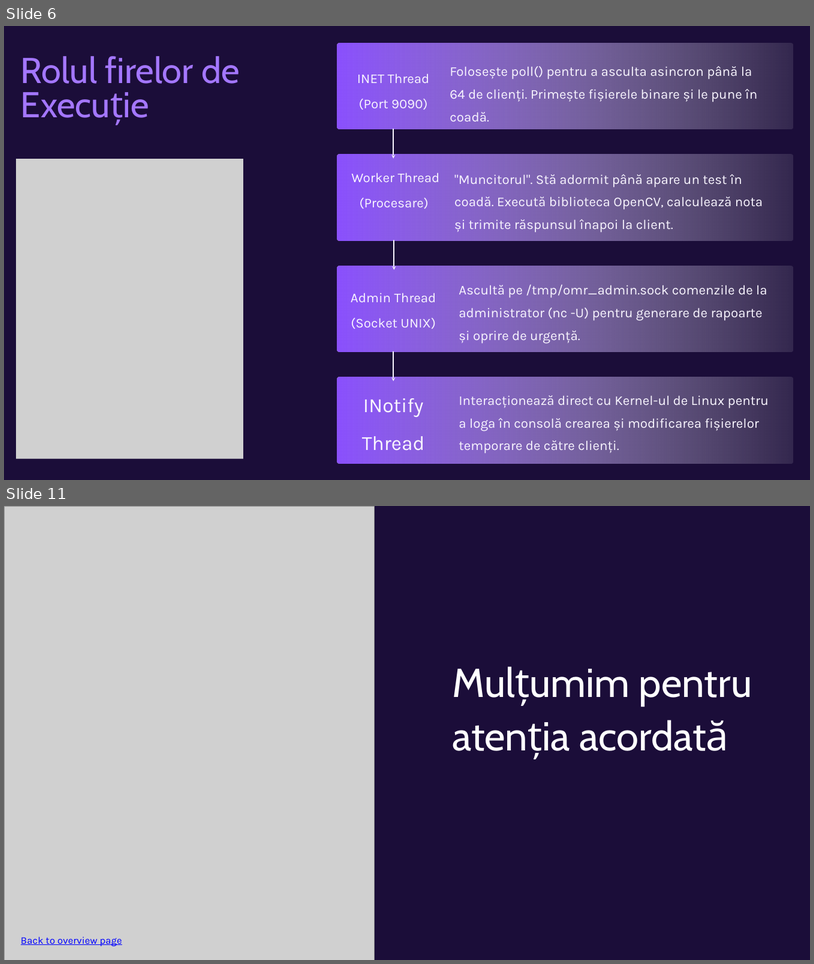
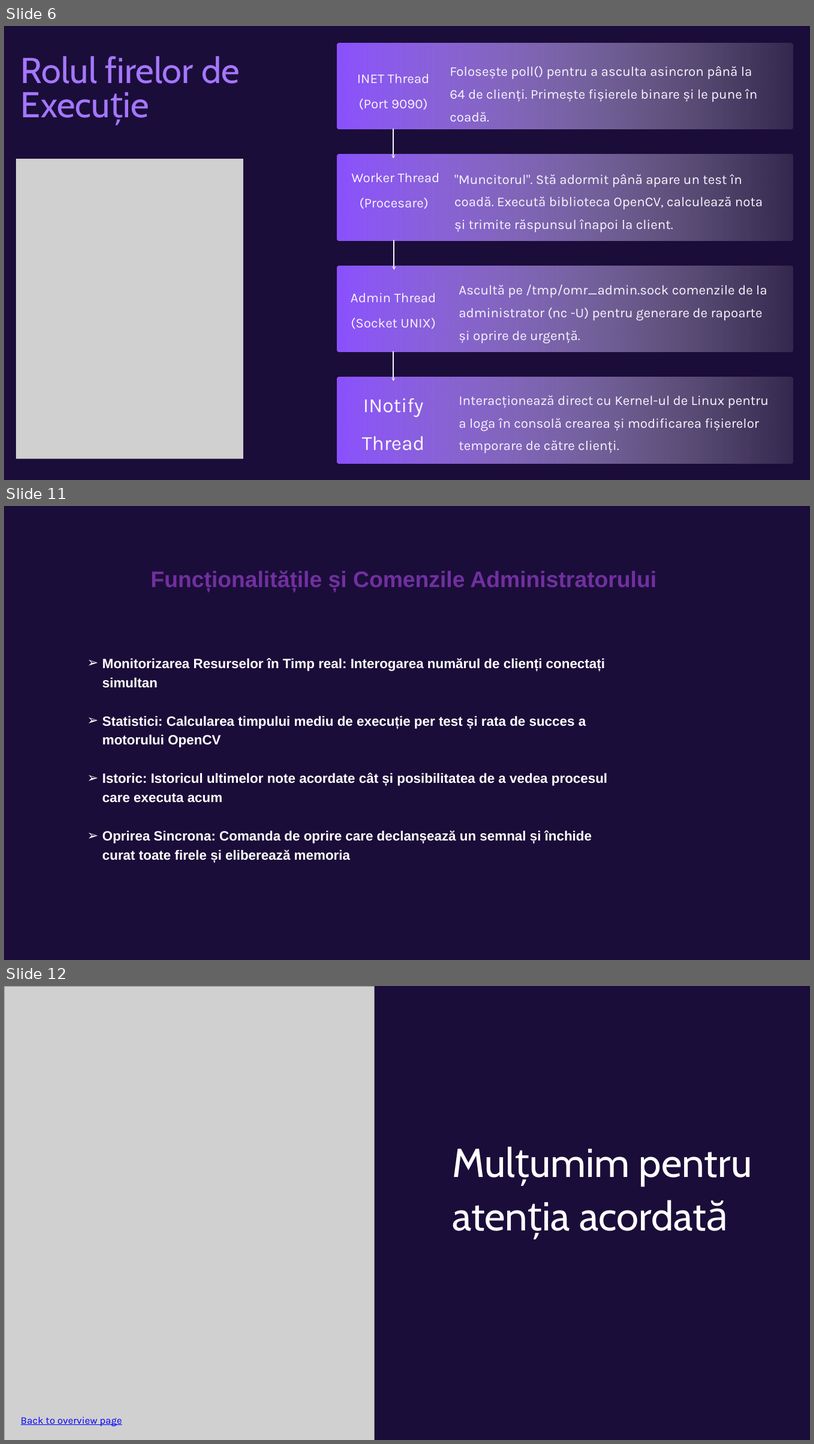
Before and after one commit to Nicu-2004/proiectpcd, a slide deck: PrezentarePCD.pptx. Shown one above the other, each under a label of ours: slides 6 and 11 before the commit, slides 6, 11 and 12 after it; the slides between them are not shown. The pictures are 814x964 and 814x1444 pixels, drawn with LibreOffice and Linux fonts; fonts in the diff are those of the drawing; grey boxes stand for pictures. Boxes give left, top, right and bottom in pixels: in the first picture for what was removed or moved away, otherwise in the second. Text is boxed around its words. In the diff, an @@ line names an element or a change of style, - is before the commit and + after.

```diff
--- a/PrezentarePCD.pptx
+++ b/PrezentarePCD.pptx
@@ slide 11 added at [4, 506, 810, 960], background #1B0D39 @@
@@ text added at [151, 570, 657, 591], 40 pt, text #7030A0, bold @@
+Funcționalitățile și Comenzile Administratorului
@@ text added at [102, 658, 608, 863], 24 pt, text #FFFFFF, bold @@
+➢ Monitorizarea Resurselor în Timp real: Interogarea numărul de clienți conectați simultan
+➢ Statistici: Calcularea timpului mediu de execuție per test și rata de succes a motorului OpenCV
+➢ Istoric: Istoricul ultimelor note acordate cât și posibilitatea de a vedea procesul care executa acum
+➢ Oprirea Sincrona: Comanda de oprire care declanșează un semnal și închide curat toate firele și eliberează memoria
@@ what was slide 11 is now slide 12 @@
```
Also in this commit, not shown: 5 slides changed, 1 other slide added, 1 slide removed.
